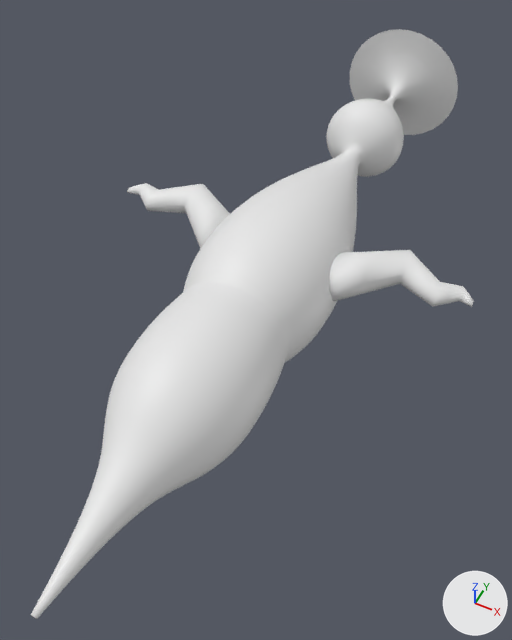
The glTF model frontend/public/fish565.glb as it was, and as the next commit left it.
The view is the same before and after, from a 50 mm camera at (4.7, -14.91, 10.98) aimed at (-0.02, -5.47, -0.81). Arrows for +X, +Y and +Z are at lower right; the lights stay in place. The first picture is the older version. Vertices at exactly the same position are counted once.

Before the edit, the objects in view are built like this:
```python
me_headmesh5_099 = bpy.data.meshes.new('HeadMesh5.099')
me_headmesh5_099.from_pydata(...)  # 6144 vertices, 12276 faces; spans x -4.2..4.2, y -13.0..4.1, z -1.6..1.6
# faces by material slot: [3870, 5368, 3038]
me_headmesh5_099.materials.append(mat_headmaterial_594)  # white #e7e7e7
me_headmesh5_099.materials.append(mat_bodymaterial_594)  # white #e7e7e7
me_headmesh5_099.materials.append(mat_tailmaterial_594)  # white #e7e7e7
ob_fish = bpy.data.objects.new('Fish', me_headmesh5_099)
ob_fish.location = (0.0, 0.0, 0.0)
```
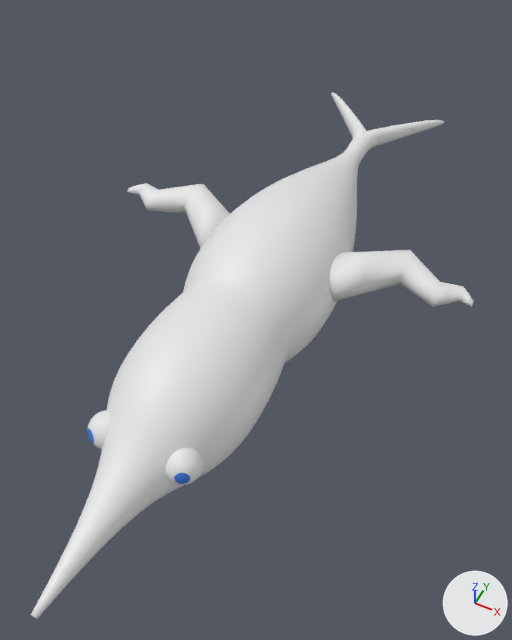
Pixel boxes [x1, y1, x2, y2] of what changed, in the pictures (512 x 640 px; the box of a moved part takes in the faces that stretch with it):
'Fish', reshaped (11% shorter)
    before: [31, 29, 474, 619]
    after: [31, 92, 474, 619]
part 1 of me_headmesh5_099, added
    after: [166, 448, 203, 485]
part 2 of me_headmesh5_099, added
    after: [87, 410, 110, 449]
part 3 of me_headmesh5_099, moved or reshaped
    before: [327, 29, 458, 177]
    after: [331, 92, 444, 162]

The edits, one by one:
Material 'Material.739' (mat_material_739) is new.
Its base color is (0.0465, 0.203, 0.8) (blue #3d7ce7).
Material 'TailMaterial.369' (mat_tailmaterial_369) is new.
Its base color is (0.8, 0.8, 0.8) (white #e7e7e7).
me_headmesh5_099 is used by ob_fish; location (0.0, 0.0, 0.0).
me_headmesh5_099 had 6144 vertices, 12276 faces and spanned x -4.2..4.2, y -13.0..4.1, z -1.6..1.6.
me_headmesh5_099 now has 6370 vertices, 12758 faces and spans x -4.2..4.2, y -13.0..2.7, z -1.6..1.6.
me_headmesh5_099 part 1: a new loose piece of 482 vertices spanning x 0.4..1.1, y -10.2..-9.5, z -0.1..0.6.
me_headmesh5_099 part 2: a new loose piece of 482 vertices spanning x -1.1..-0.4, y -10.2..-9.5, z -0.1..0.6.
me_headmesh5_099 part 3: 6 vertices moved from x -0.2..0.2, y 0.1..0.2, z -0.4..0.4 to x -0.2..0.2, y 0.1..0.4, z -0.2..0.2; 1500 vertices removed from x -1.6..1.6, y 0.2..4.1, z -1.6..1.6; 762 vertices added at x -1.7..1.7, y 0.4..2.7, z -0.2..0.2.
me_headmesh5_099 gains material mat_material_739 (blue #3d7ce7).
me_headmesh5_099 gains material mat_tailmaterial_369 (white #e7e7e7).
